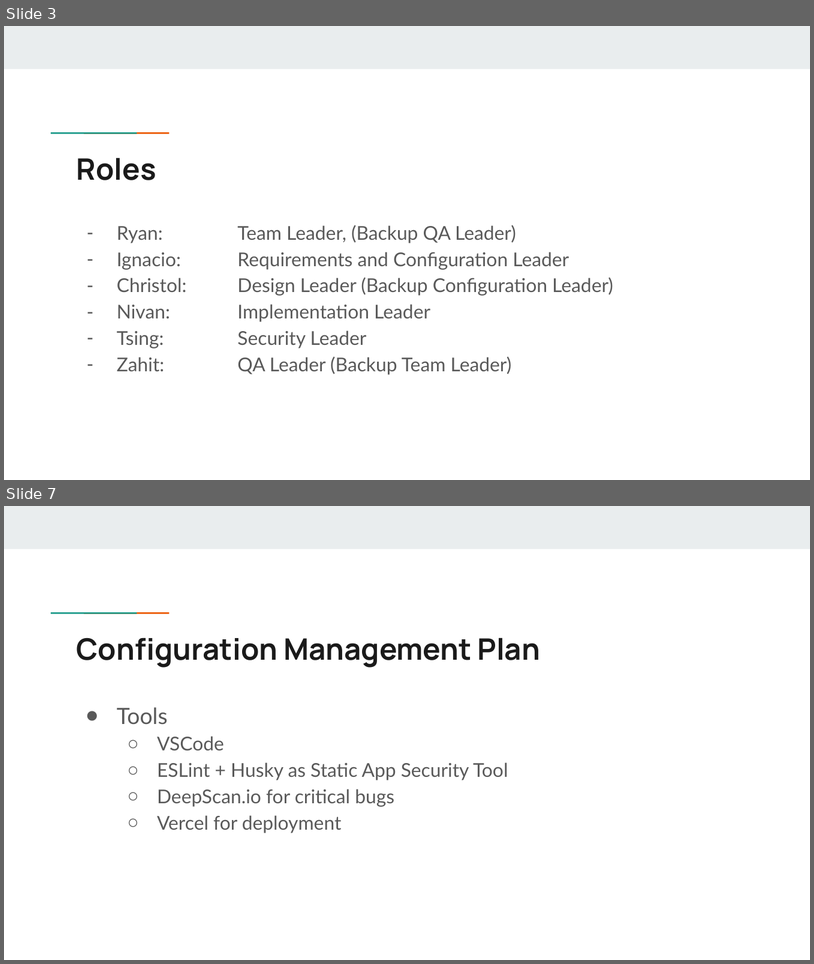
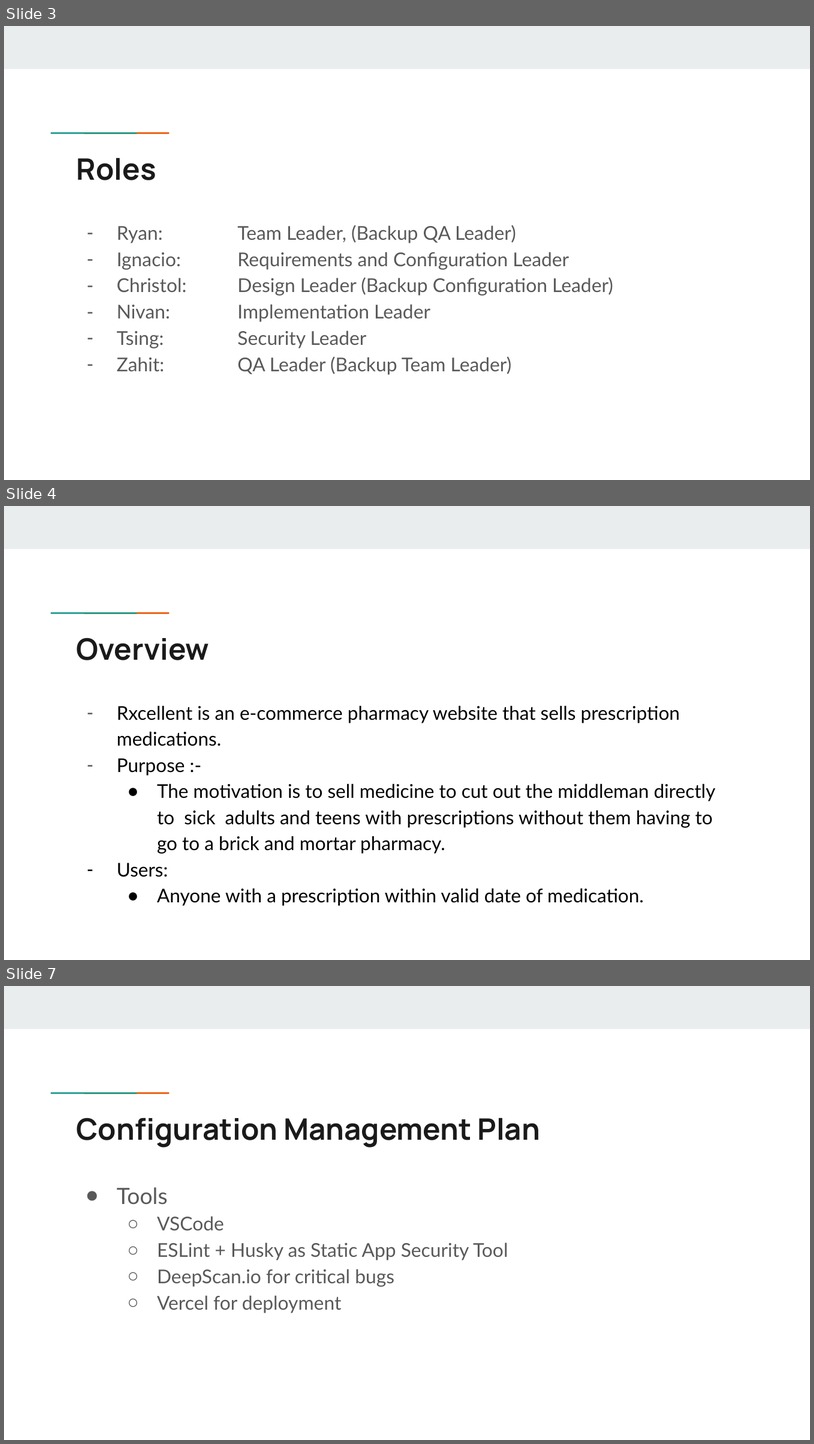
Before and after one commit to christorange/rxcellent, a slide deck: doc/Iteration0/Iter0_Presentation.pptx. Shown one above the other, each under a label of ours: slides 3 and 7 before the commit, slides 3, 4 and 7 after it; the slides between them are not shown. The pictures are 814x964 and 814x1444 pixels, drawn with LibreOffice and Linux fonts; fonts in the diff are those of the drawing. Boxes give left, top, right and bottom in pixels: in the first picture for what was removed or moved away, otherwise in the second. Text is boxed around its words. In the diff, an @@ line names an element or a change of style, - is before the commit and + after.

```diff
--- a/doc/Iteration0/Iter0_Presentation.pptx
+++ b/doc/Iteration0/Iter0_Presentation.pptx
@@ slide 4 added at bbox=[4, 506, 810, 960], background #FFFFFF; not listed: 3 template elements that a slide beside it also shows @@
@@ title added at bbox=[77, 637, 210, 660], 26.4 pt, text #1A1A1A, bold @@
+Overview
@@ text added at bbox=[117, 705, 716, 906], 16.9 pt, text #000000 @@
+– Rxcellent is an e-commerce pharmacy website that sells prescription medications.
+– Purpose :-
+● The motivation is to sell medicine to cut out the middleman directly to sick adults and teens with prescriptions without them having to go to a brick and mortar pharmacy.
+– Users:
+● Anyone with a prescription within valid date of medication.
```
Also in this commit, not shown: 2 slides changed, 1 other slide added, 2 slides removed.
